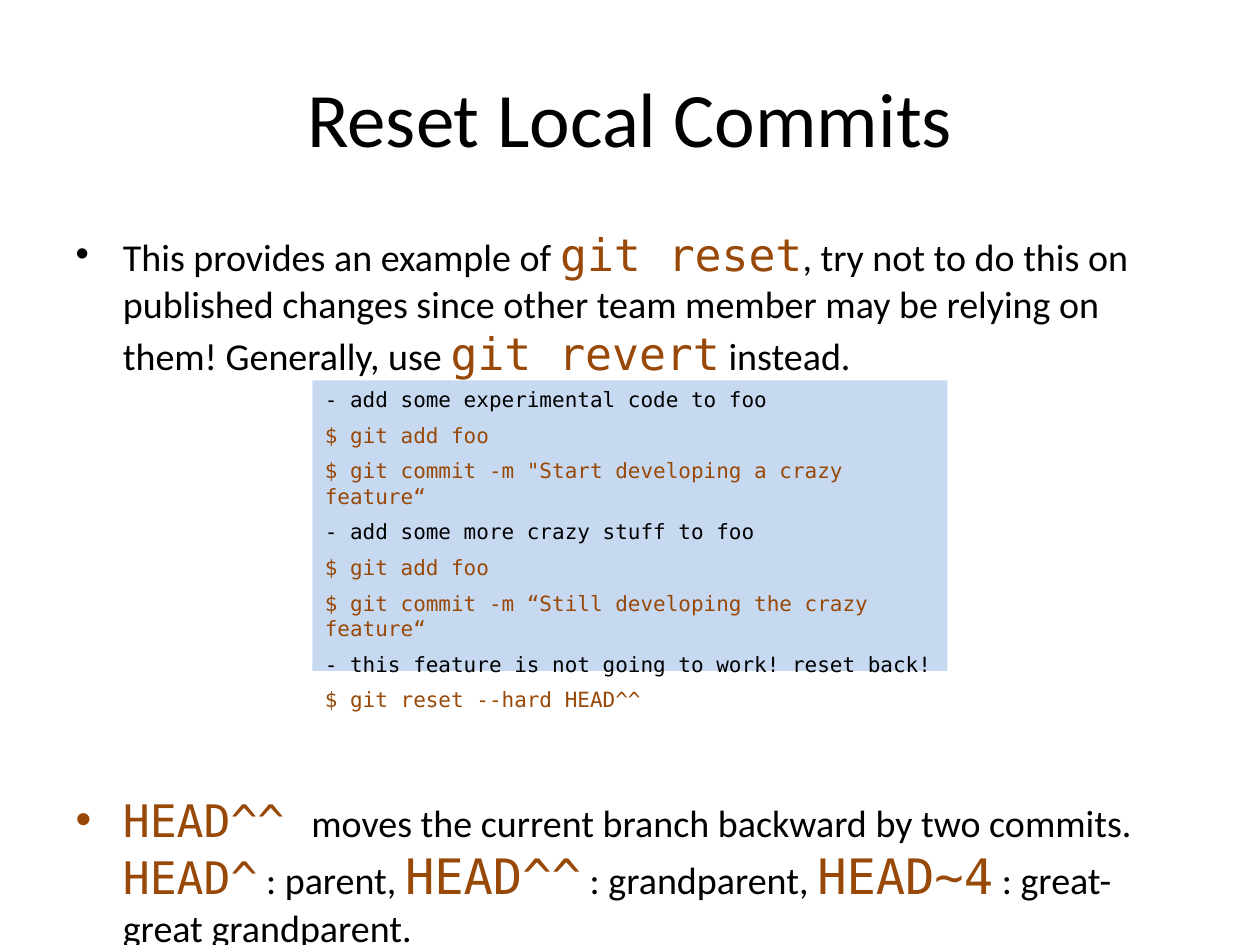
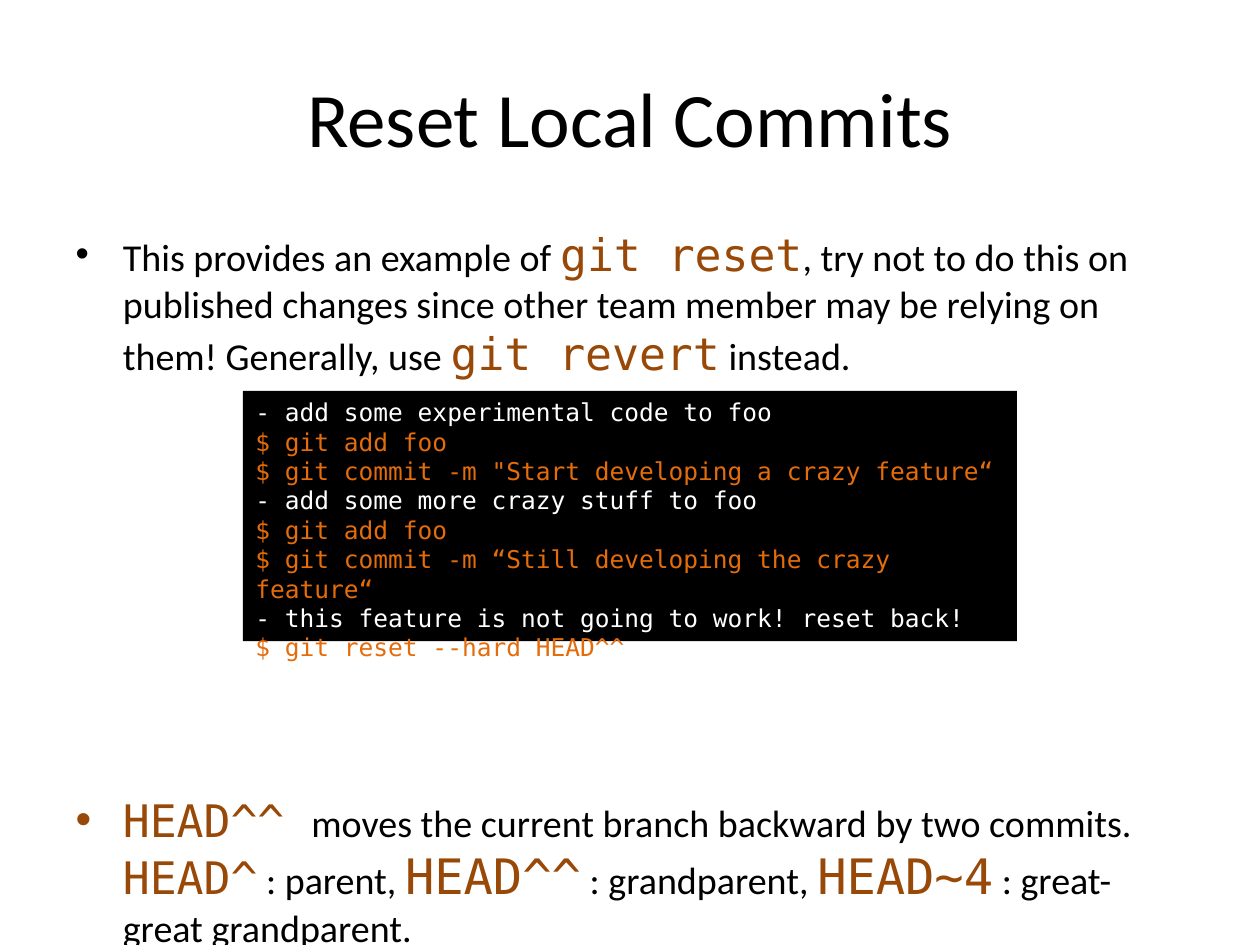
Before and after one commit to abergitdemo/git_demo, a slide deck: slide 7 of slides/add_undo.pptx. Drawn at 1260x945 pixels with LibreOffice and Linux fonts; fonts in the diff are those of the drawing. Boxes give left, top, right and bottom in pixels: in the first picture for what was removed or moved away, otherwise in the second. Text is boxed around its words. In the diff, an @@ line names an element or a change of style, - is before the commit and + after.

```diff
--- a/slides/add_undo.pptx
+++ b/slides/add_undo.pptx
@@ rectangle "- add some experimental code ..." resized from (x1=312, y1=381, x2=948, y2=672) to (x1=243, y1=391, x2=1017, y2=641) @@
@@ rectangle "- add some experimental code ..." at (x1=243, y1=391, x2=1017, y2=641): size 12 to 14 pt; text colour #000000 to #FFFFFF in "- add some experimental code to foo", "- add some more crazy stuff to ...", "- this feature is not going to ..."; text colour #984807 to #E46C0A in "$ git add foo", "$ git commit -m "Start developing a ...", "$ git add foo", "$ git commit -m “Still developing the ..." and 1 more places; less space between paragraphs; fill #C6D9F1 to #000000 @@
```
Also in this commit, not shown: 2 other slides changed, 3 other files.
